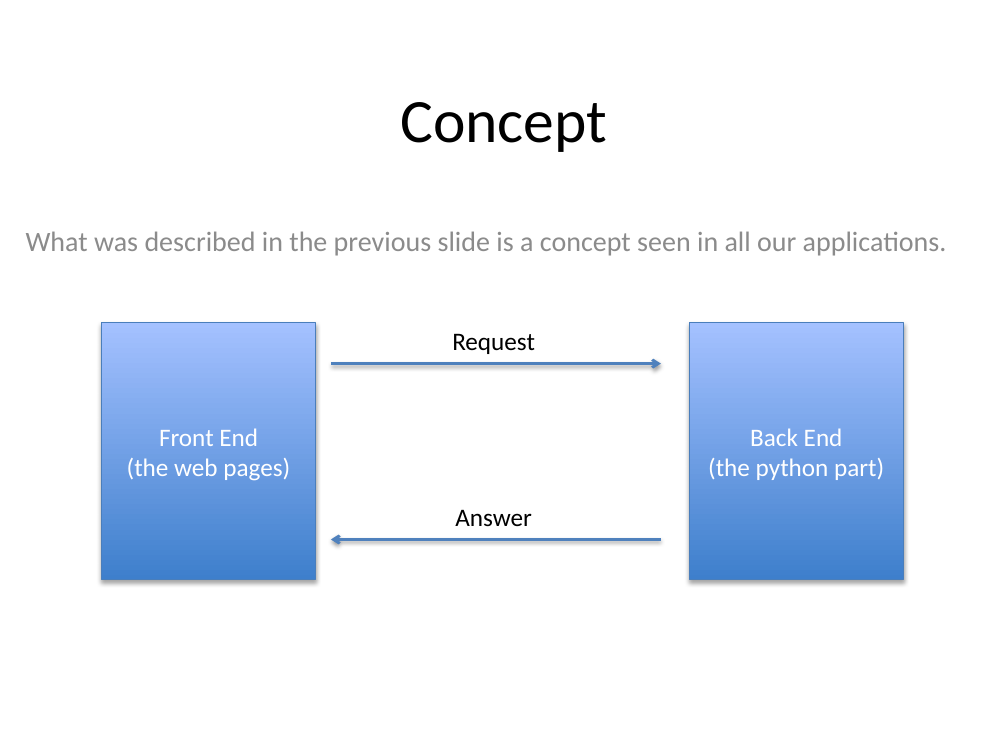
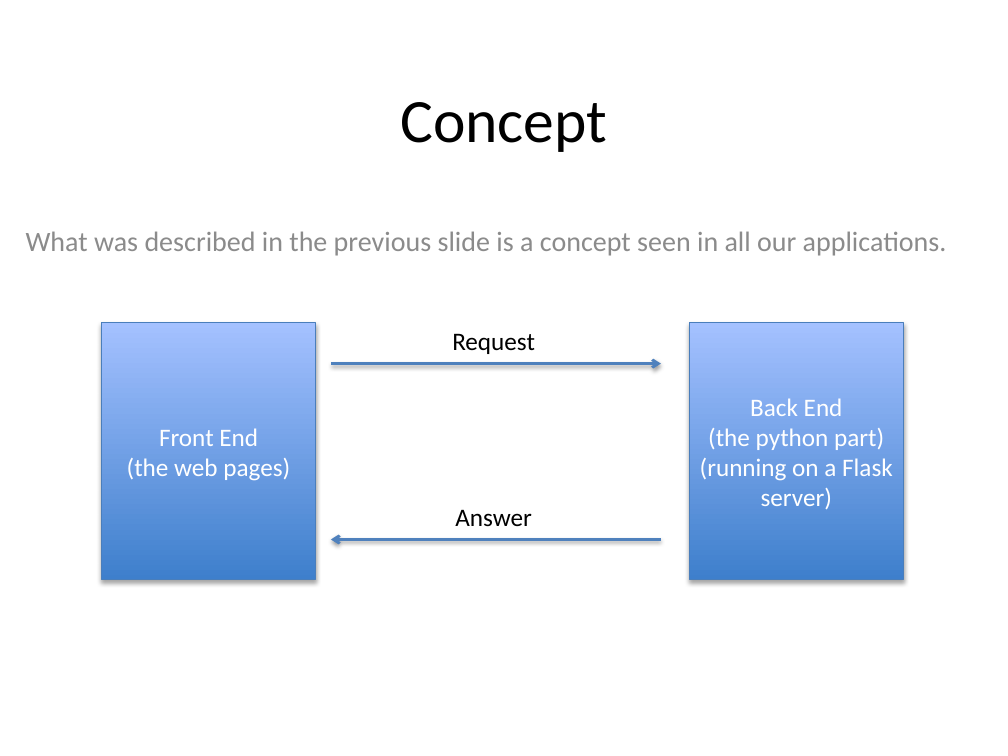
Before and after one commit to SMPirelli/local_dev_example, a slide deck: slide 7 of GuideBook.pptx. Drawn at 1008x756 pixels with LibreOffice and Linux fonts; fonts in the diff are those of the drawing. Boxes give left, top, right and bottom in pixels: in the first picture for what was removed or moved away, otherwise in the second. Text is boxed around its words. In the diff, an @@ line names an element or a change of style, - is before the commit and + after.

```diff
--- a/GuideBook.pptx
+++ b/GuideBook.pptx
@@ text in rectangle at box(700, 458, 893, 509): paragraph added @@
+(running on a Flask server)
```
Also in this commit, not shown: 4 other slides changed, 14 slides added, 1 other file.
